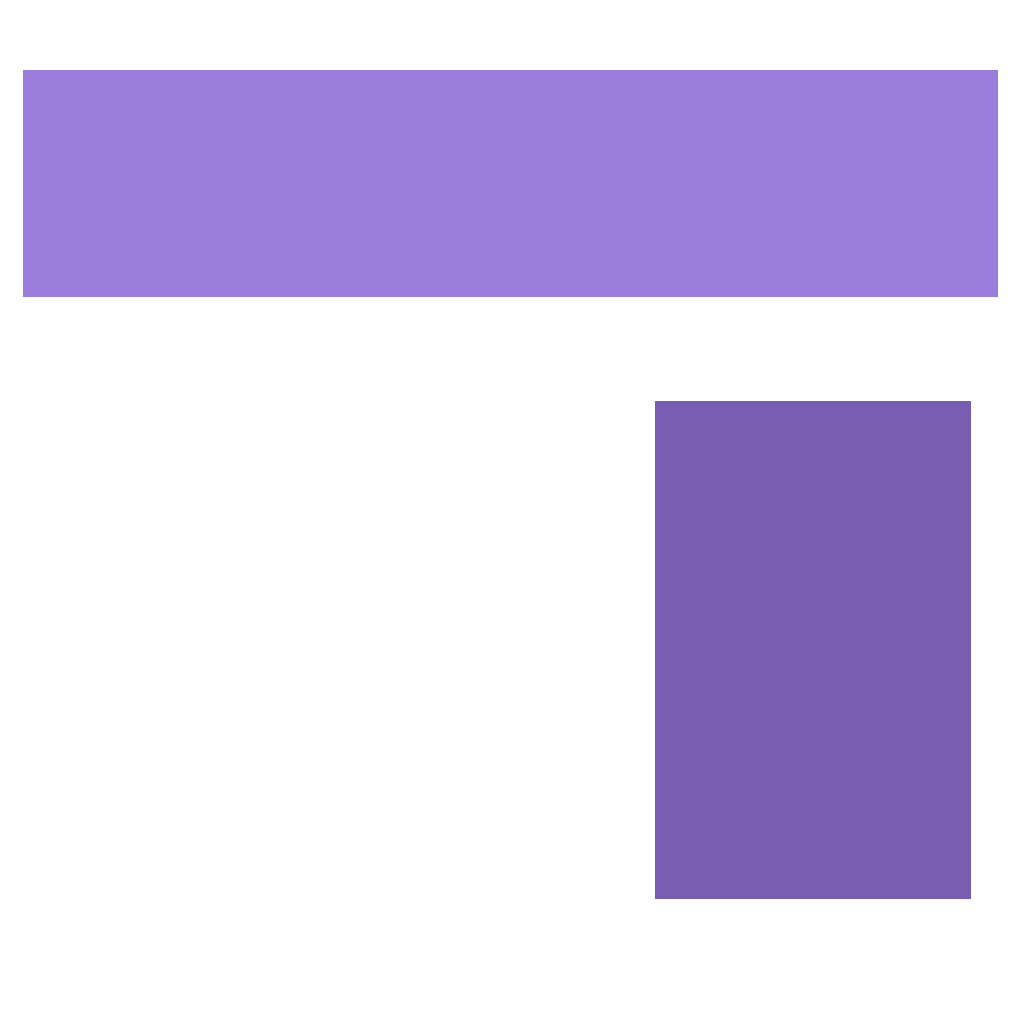
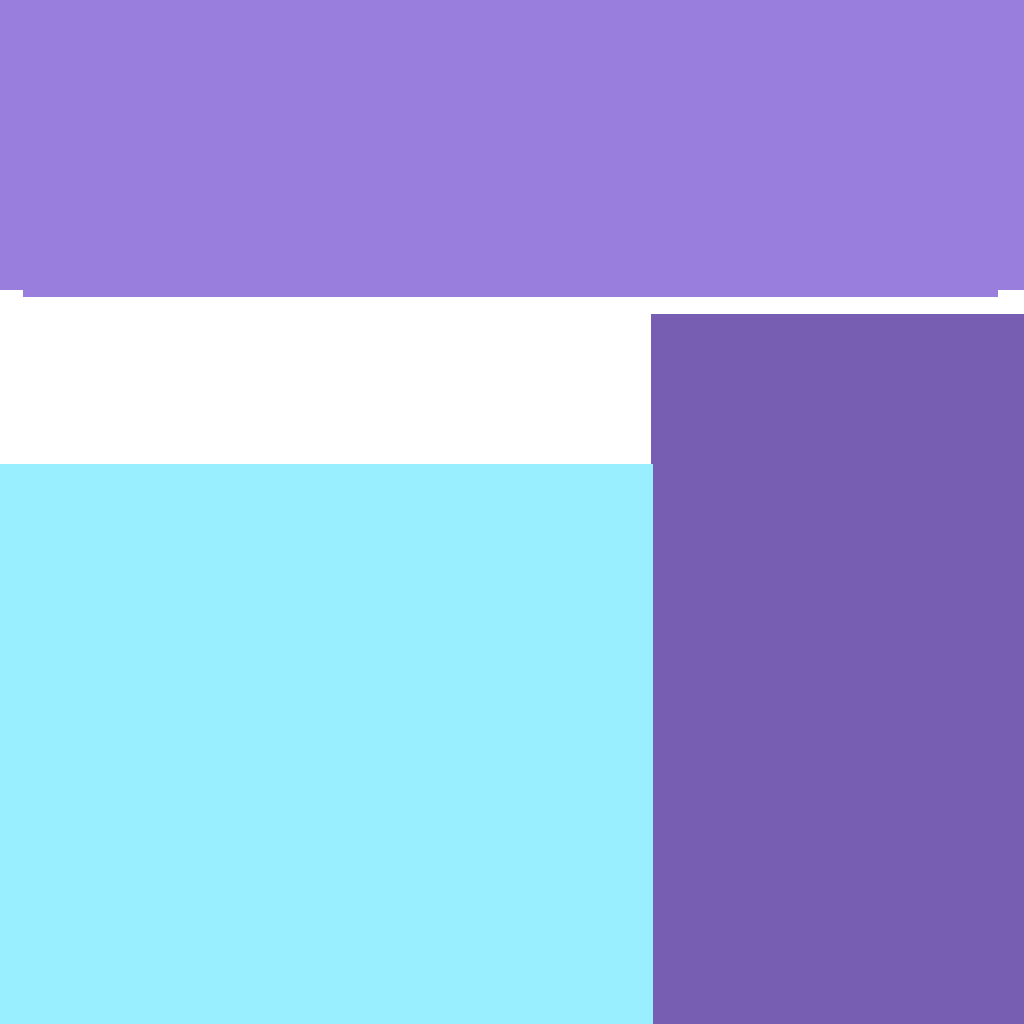
Revision of a layered 1024 x 1024 image; what changed, layer by layer:
painted on "Layer 3" over [0, 0, 1024, 1024]
